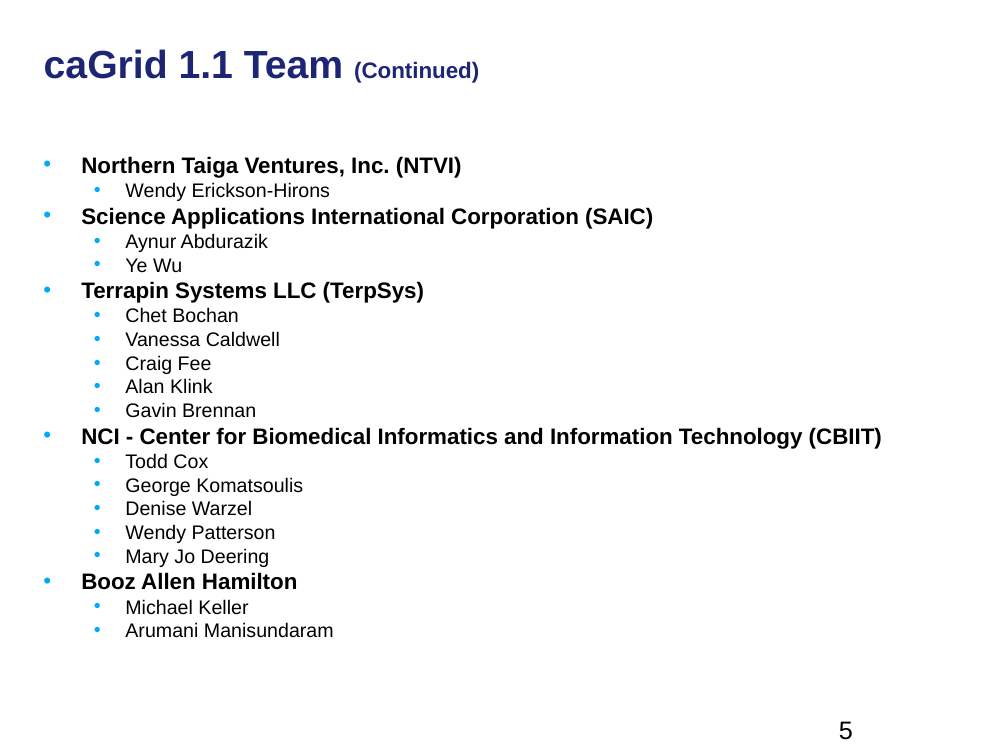
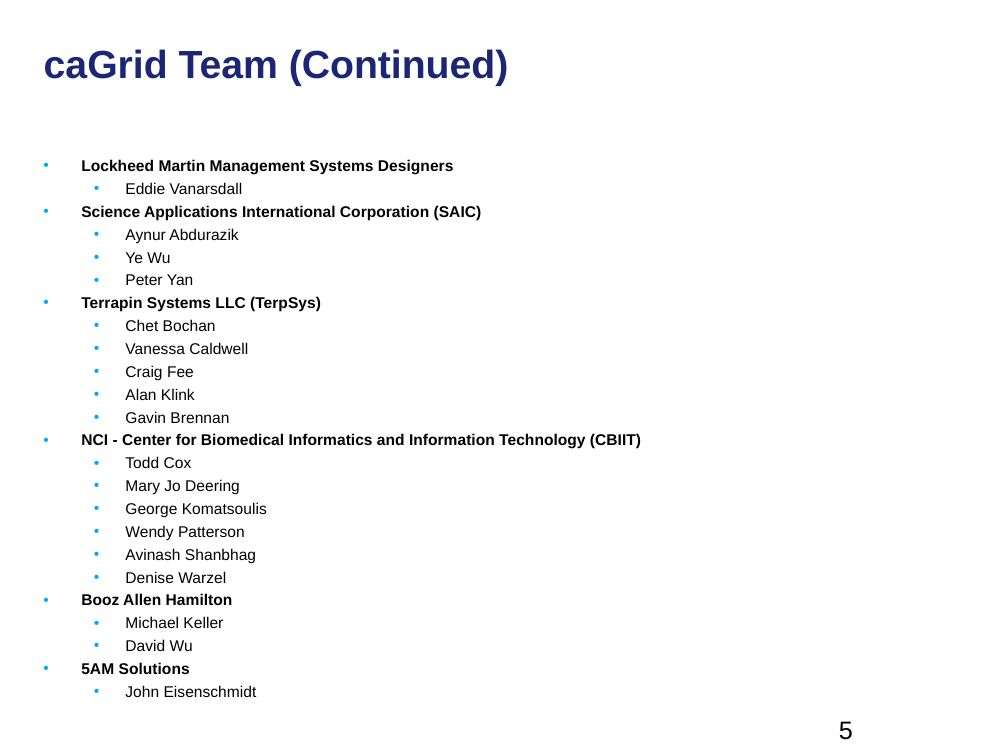
Before and after one commit to NCIP/cagrid-portal, a slide deck: slide 5 of cagrid-1-0/Documentation/presentations/200801_VCDE_ARCH/20080128_30_XCWS_F2F_Day3_caDSR_GME.ppt. Drawn at 1008x756 pixels with LibreOffice and Linux fonts; fonts in the diff are those of the drawing; background and template pictures are left out. Boxes give left, top, right and bottom in pixels: in the first picture for what was removed or moved away, otherwise in the second. Text is boxed around its words. In the diff, an @@ line names an element or a change of style, - is before the commit and + after.

```diff
--- a/cagrid-1-0/Documentation/presentations/200801_VCDE_ARCH/20080128_30_XCWS_F2F_Day3_caDSR_GME.ppt
+++ b/cagrid-1-0/Documentation/presentations/200801_VCDE_ARCH/20080128_30_XCWS_F2F_Day3_caDSR_GME.ppt
@@ title at bbox=[44, 49, 509, 86]: text changed @@
-caGrid 1.1 Team (Continued)
+caGrid Team (Continued)
@@ text at bbox=[81, 159, 453, 194]: text changed; size 16 to 11.1 pt @@
-• Northern Taiga Ventures, Inc. (NTVI)
-  • Wendy Erickson-Hirons
+• Lockheed Martin Management Systems Designers
+  • Eddie Vanarsdall
@@ text at bbox=[81, 205, 641, 628]: size 16 to 11.1 pt in "Science Applications International Corporation (SAIC)", "Terrapin Systems LLC (TerpSys)", "NCI - Center for Biomedical Informatics and ...", "Booz Allen Hamilton"; size 14 to 11.1 pt in "Aynur Abdurazik", "Ye Wu", "Chet Bochan", "Vanessa Caldwell" and 7 more places; line spacing 0.8 to 1; less space between paragraphs @@
@@ text at bbox=[125, 274, 194, 285]: paragraph added @@
+  • Peter Yan
@@ text at bbox=[125, 479, 240, 495]: paragraph added @@
+  • Mary Jo Deering
@@ text at bbox=[125, 525, 256, 563]: paragraphs added @@
+  • Wendy Patterson
+  • Avinash Shanbhag
@@ text at bbox=[125, 524, 276, 567]: paragraphs removed @@
-  • Wendy Patterson
-  • Mary Jo Deering
@@ text at bbox=[81, 639, 257, 697]: text changed; size 14 to 11.1 pt @@
-  • Arumani Manisundaram
+  • David Wu
+• 5AM Solutions
+  • John Eisenschmidt
```
Also in this commit, not shown: 1 other slide changed, 1 other file.
